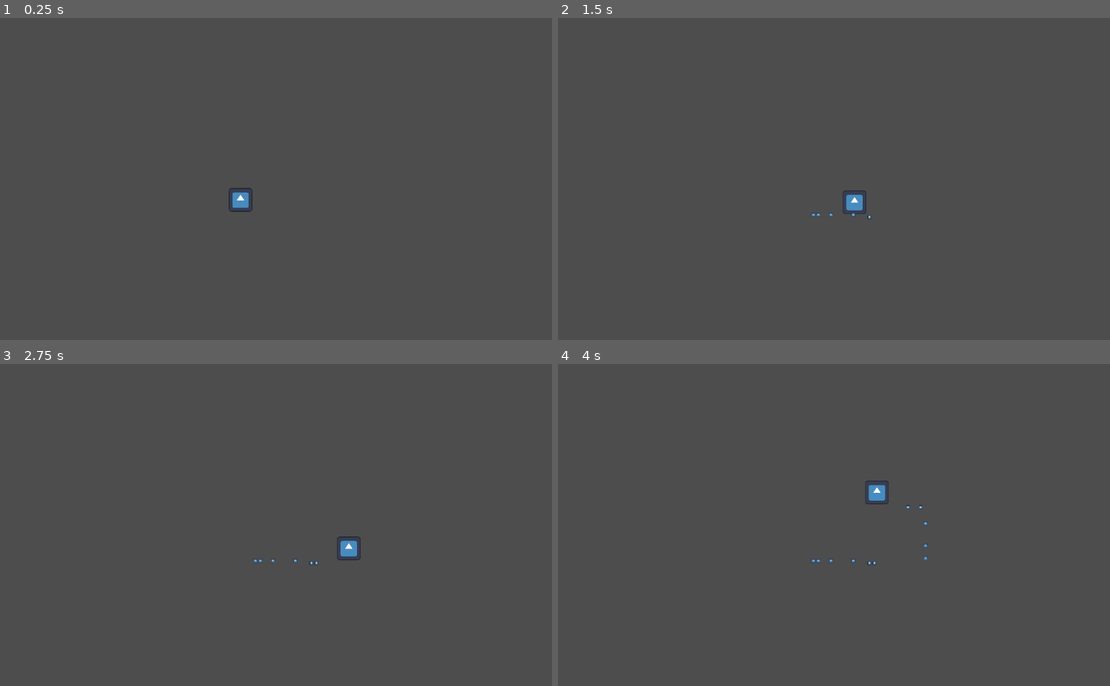
Above: before the commit, frames 1-4 (two rows, left to right).
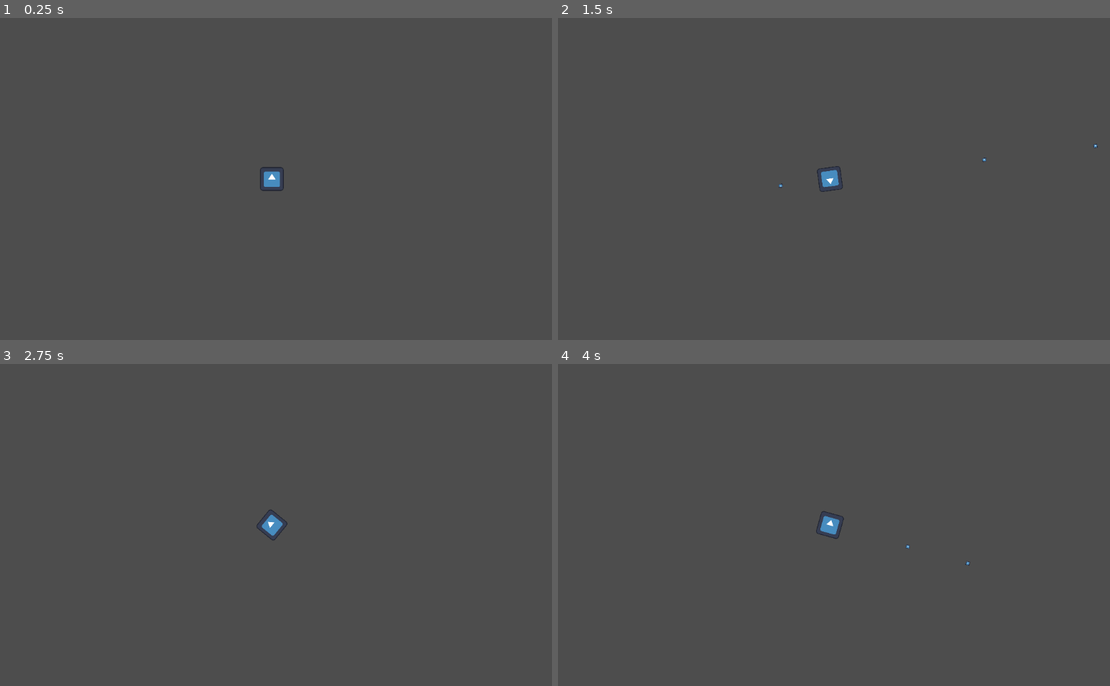
Above: after the commit, the same moments.

Repository: pengpa0012/godot-2d-survivor
Game: Godot game, scene res://scene/world.tscn
Two runs of this game, one before a commit and one after it. Both use one fixed random seed, a clock stepped at 60 frames per second and the inputs below. The engine's default icon, where the game draws it, is replaced by a stand-in: a white triangle on a blue panel in a dark square.
Inputs (mouse positions are in pixels of both pictures, inside the frame that each line leads up to):
- Up to frame 1 (0.25 s): no input
- Up to frame 2 (1.5 s): tap Enter (ui_accept) at 0.5, 0.6, 0.77, 1.07, 1.35 s; move the mouse to (955, 162) at 0.52 s; hold Right (ui_right) 0.53-1.28 s; move the mouse to (718, 195) at 1.27 s; hold Down (ui_down) from 1.28 s (still down)
- Up to frame 3 (2.75 s): tap Enter (ui_accept) at 1.52, 1.82, 2.1 s; move the mouse to (331, 454) at 2.02 s; release Down (ui_down) at 2.03 s; hold Right (ui_right) from 2.03 s (still down)
- Up to frame 4 (4 s): move the mouse to (800, 589) at 2.77 s; release Right (ui_right) at 2.78 s; hold Up (ui_up) 2.78-3.53 s; tap Enter (ui_accept) at 2.85, 3.02, 3.32, 3.6, 3.77 s; move the mouse to (1005, 573) at 3.52 s; hold Left (ui_left) from 3.53 s (still down)

The runs differ from the first frame. In frame 1, 0.4% of the frame differs, in the area x 41-52%, y 46-61%; in frame 2, 0.4%; in frame 3, 0.4%; in frame 4, 0.5%, in the area x 45-75%, y 36-63%.

Commit message:
update projectile

Diff:
--- /dev/null
+++ b/projectile.gd
@@ -0,0 +1,14 @@
+extends Area2D
+
+var speed = 750
+
+func _process(delta):
+	position += transform.x * speed * delta
+
+
+func _on_body_shape_entered(body_rid, body, body_shape_index, local_shape_index):
+	if body.name != "player":
+		queue_free()
+
+func _on_visible_on_screen_notifier_2d_screen_exited():
+	queue_free()
--- a/scene/player.tscn
+++ b/scene/player.tscn
@@ -1,7 +1,8 @@
-[gd_scene load_steps=4 format=3 uid="uid://cxgeferijl2u"]
+[gd_scene load_steps=5 format=3 uid="uid://cxgeferijl2u"]
 
 [ext_resource type="Script" path="res://script/player.gd" id="1_uhno3"]
 [ext_resource type="Texture2D" uid="uid://bhyxpw32i750f" path="res://icon.svg" id="1_xc014"]
+[ext_resource type="Script" path="res://script/aim.gd" id="2_bll8h"]
 
 [sub_resource type="RectangleShape2D" id="RectangleShape2D_d4dsk"]
 size = Vector2(42.5, 42.5)
@@ -9,7 +10,10 @@
 [node name="player" type="CharacterBody2D"]
 script = ExtResource("1_uhno3")
 
-[node name="Icon" type="Sprite2D" parent="."]
+[node name="aim" type="Marker2D" parent="."]
+script = ExtResource("2_bll8h")
+
+[node name="Icon" type="Sprite2D" parent="aim"]
 scale = Vector2(0.371094, 0.371094)
 texture = ExtResource("1_xc014")
 
--- a/scene/projectile.tscn
+++ b/scene/projectile.tscn
@@ -1,11 +1,13 @@
-[gd_scene load_steps=3 format=3 uid="uid://c84j67ebm38la"]
+[gd_scene load_steps=4 format=3 uid="uid://c84j67ebm38la"]
 
 [ext_resource type="Texture2D" uid="uid://bhyxpw32i750f" path="res://icon.svg" id="1_248yl"]
+[ext_resource type="Script" path="res://projectile.gd" id="1_jdty3"]
 
 [sub_resource type="CircleShape2D" id="CircleShape2D_ldqrk"]
 radius = 4.0
 
-[node name="projectile" type="CharacterBody2D"]
+[node name="projectile" type="Area2D"]
+script = ExtResource("1_jdty3")
 
 [node name="Icon" type="Sprite2D" parent="."]
 scale = Vector2(0.0625, 0.0625)
@@ -13,3 +15,8 @@
 
 [node name="CollisionShape2D" type="CollisionShape2D" parent="."]
 shape = SubResource("CircleShape2D_ldqrk")
+
+[node name="VisibleOnScreenNotifier2D" type="VisibleOnScreenNotifier2D" parent="."]
+
+[connection signal="body_shape_entered" from="." to="." method="_on_body_shape_entered"]
+[connection signal="screen_exited" from="VisibleOnScreenNotifier2D" to="." method="_on_visible_on_screen_notifier_2d_screen_exited"]
--- a/scene/world.tscn
+++ b/scene/world.tscn
@@ -6,3 +6,6 @@
 
 [node name="player" parent="." instance=ExtResource("1_4m312")]
 position = Vector2(512, 366)
+
+[node name="Camera2D" type="Camera2D" parent="player"]
+position = Vector2(1, 0)
--- /dev/null
+++ b/script/aim.gd
@@ -0,0 +1,8 @@
+extends Marker2D
+
+@onready var colShape = get_node("../CollisionShape2D")
+
+func _process(delta):
+	#look_at(get_global_mouse_position())
+	rotate(get_angle_to(get_global_mouse_position()))
+	colShape.rotation = self.rotation
--- a/script/player.gd
+++ b/script/player.gd
@@ -2,6 +2,7 @@
 const SPEED = 150.0
 
 @export var bullet_scene: PackedScene = preload("res://scene/projectile.tscn")
+@onready var aim = get_node("aim")
 
 func _physics_process(delta):
 
@@ -19,15 +20,13 @@
 
 
 	if Input.is_action_just_pressed("ui_accept") && is_instance_valid(self):
-		shoot()
+		shoot(delta)
 
 	move_and_slide()
 
 
-func shoot():
-	var bullet = bullet_scene.instantiate() as CharacterBody2D
-	get_parent().add_child(bullet)
-	bullet.position.x = self.global_position.x + 30
-	bullet.position.y = self.global_position.y + 30
-	bullet.rotation = self.rotation
-	bullet.velocity.x *= 100
+func shoot(delta):
+	var bullet = bullet_scene.instantiate() as Area2D
+	bullet.position = self.position
+	bullet.transform = aim.transform
+	add_child(bullet)
